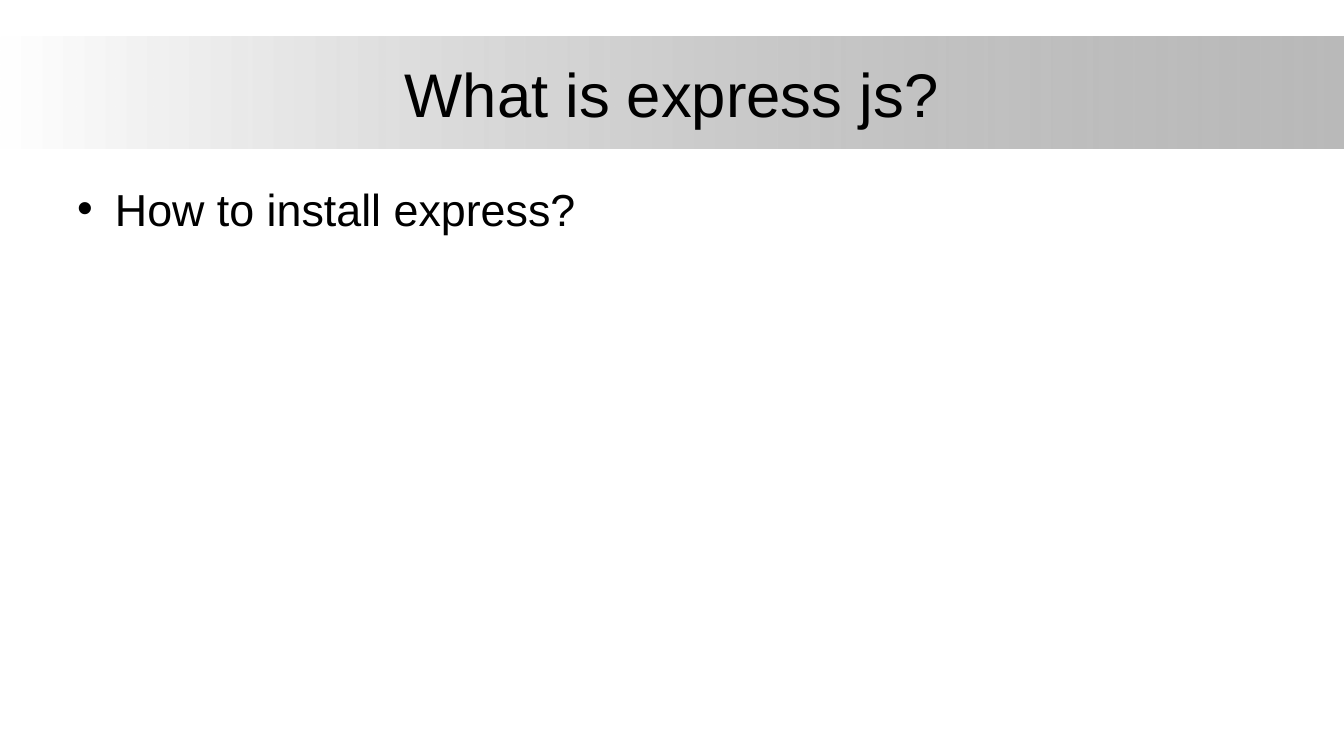
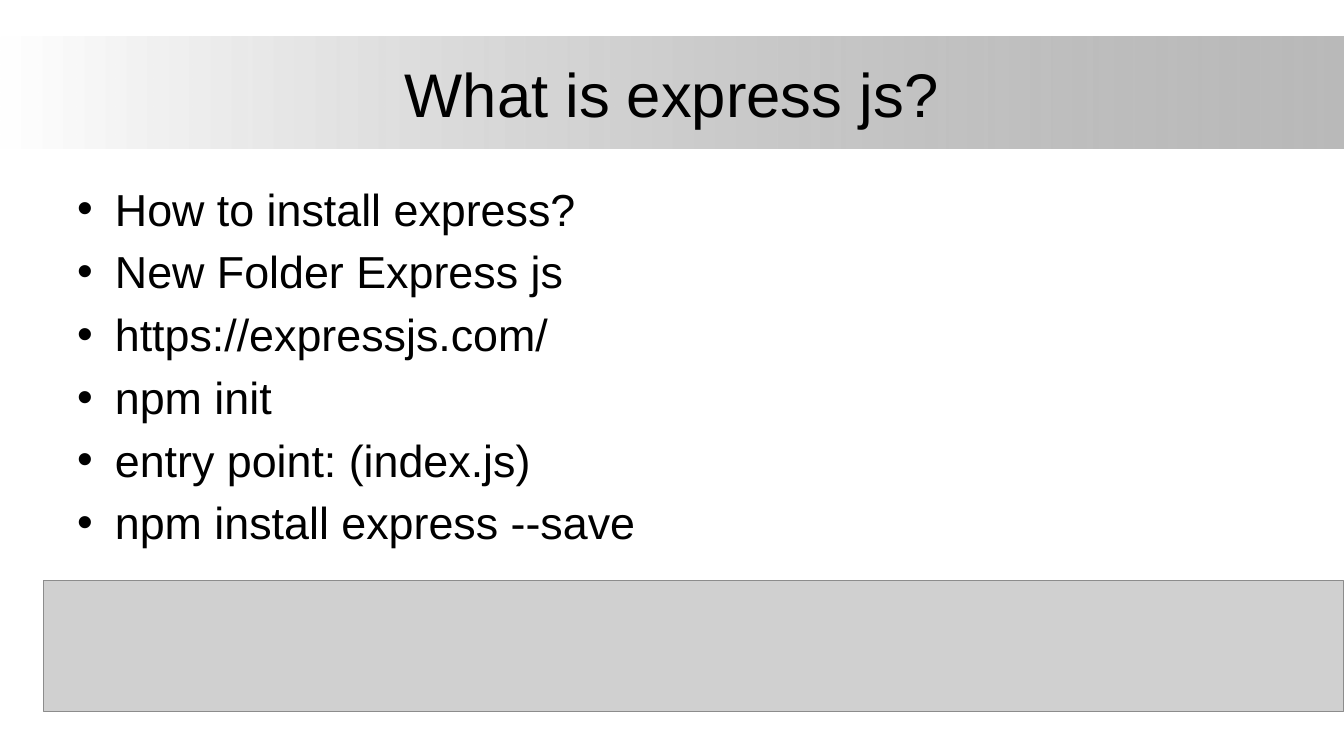
Before and after one commit to firstmentor/nodejs, a slide deck: slide 20 of Node Js.pptx. Drawn at 1344x756 pixels with LibreOffice and Linux fonts; fonts in the diff are those of the drawing; grey boxes stand for pictures; background and template pictures are left out. Boxes give left, top, right and bottom in pixels: in the first picture for what was removed or moved away, otherwise in the second. Text is boxed around its words. In the diff, an @@ line names an element or a change of style, - is before the commit and + after.

```diff
--- a/Node Js.pptx
+++ b/Node Js.pptx
@@ text at <box>115,255,635,548</box>: paragraphs added @@
+• New Folder Express js
+• https://expressjs.com/
+• npm init
+• entry point: (index.js)
+• npm install express --save
@@ picture added at <box>43,581,1344,712</box> @@
```
Also in this commit, not shown: 7 slides added, 18 other files.
